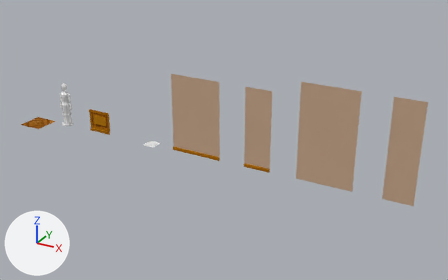
One commit to the Blender file _blend/teile_01.blend: the scene before it, then after it.
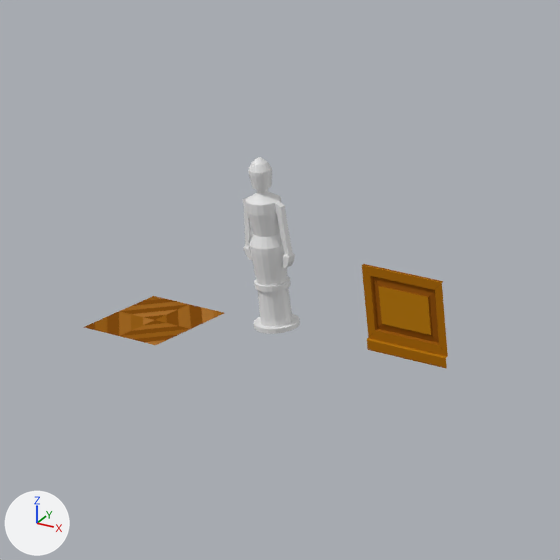
Old and new are each drawn whole from a 50 mm camera at (16.02, -17.92, 9.81) aimed at (6.24, -0.13, 0.91) and again close up on the part from 0% to 31% of the width and 16% to 65% of the height. Arrows for +X, +Y and +Z are at lower left; the lights stay in place.
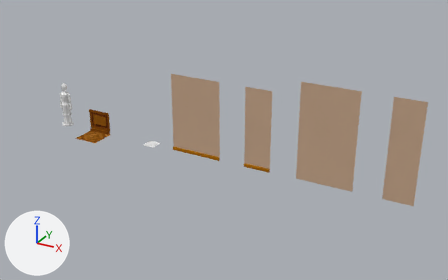
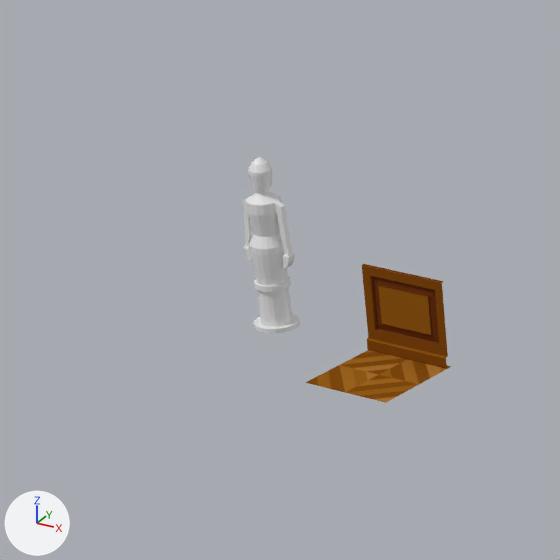
Location of each change, (x1, y1, x2, y2) in pixels of the close-ups (560 x 560 px):
'Plane', moved: before (84, 296, 224, 345); after (305, 350, 451, 403)
part 1 of me_paneel_10, surface changed: (362, 264, 448, 369) in both

The change, as a list of edits to the scene's bpy script:
```text
Change me_paneel_10:
    where me_paneel_10.from_pydata(...)  # 68 vertices, 53 faces; spans x 0.0..1.0, y -0.061..0.0, z 0.0..0.901
    used by ob_plane_006; location = (0.0, 0.0, 0.0)
    me_paneel_10 part 1: texture (UV) coordinates of 53 of 53 faces, centred in x 0.001..0.999, y -0.061..-0.011, z 0.006..0.901, changed; they spanned u 0.9..0.91, v 0.69..0.73 and now span u 0.84..0.85, v 0.69..0.73
Change ob_plane:
    ob_plane.location: (-2.944, 0.0, 0.0) -> (0.008, 0.0, 0.0)
```
